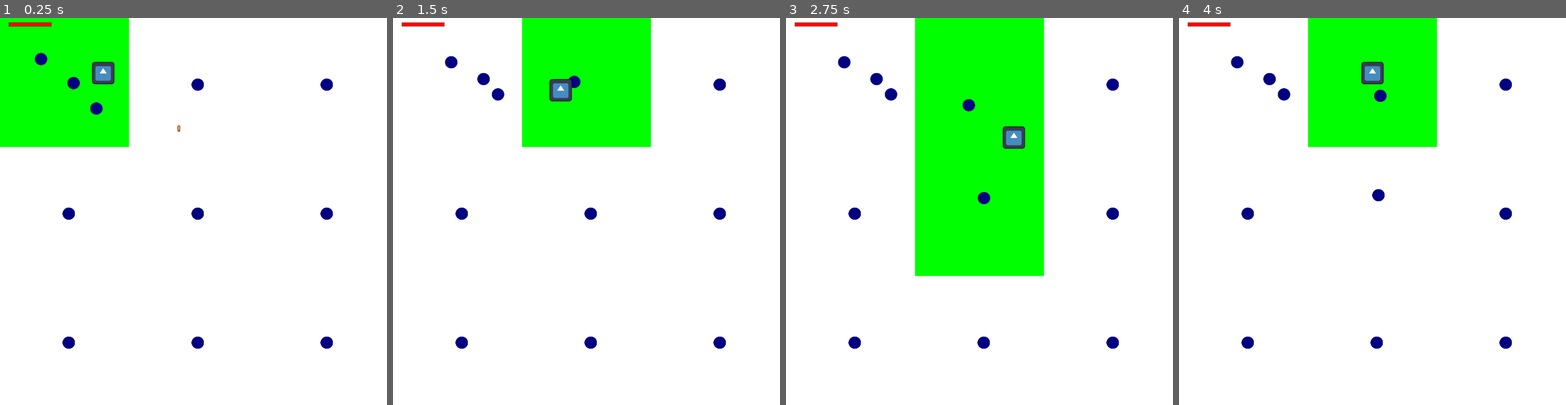
Above: before the commit, frames 1-4 (left to right).
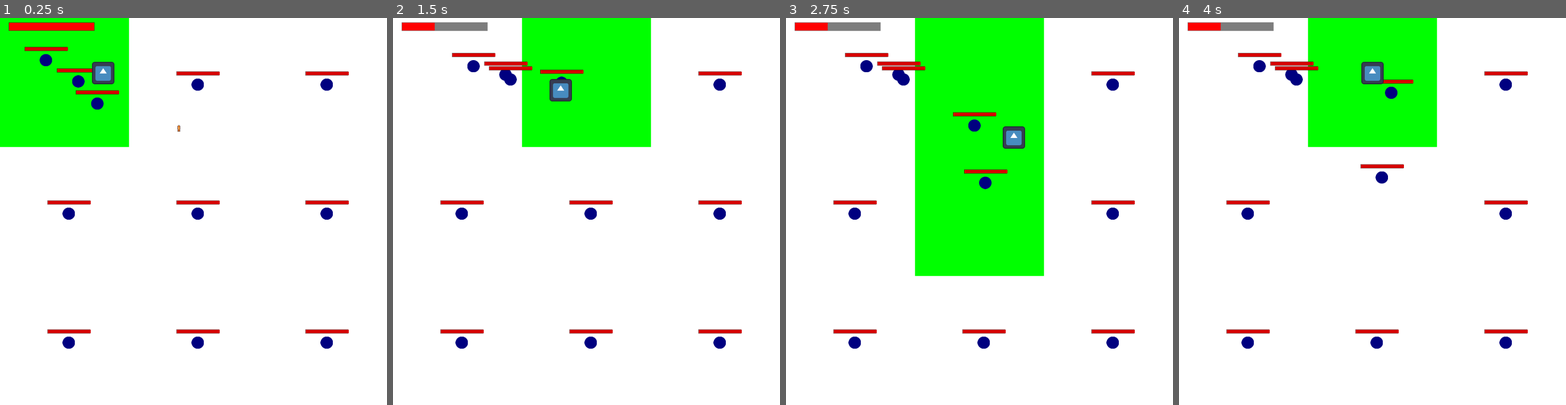
Above: after the commit, the same moments.

Repository: Jcalafange/IA_para_jogos
Game: Godot game, scene res://Cena1.tscn
Same seed, same stepped clock (60 frames per second), same inputs: the game is played once before the commit and once after it. The engine's default icon, where the game draws it, is replaced by a stand-in: a white triangle on a blue panel in a dark square.
Inputs (mouse positions are in pixels of both pictures, inside the frame that each line leads up to):
- Up to frame 1 (0.25 s): no input
- Up to frame 2 (1.5 s): move the mouse to (671, 192) at 0.52 s; hold D (move_right) 0.53-1.28 s; click (671, 192) at 0.67 s; move the mouse to (509, 230) at 1.27 s; hold S (move_down) from 1.28 s (still down)
- Up to frame 3 (2.75 s): move the mouse to (1018, 126) at 2.02 s; release S (move_down) at 2.03 s; hold D (move_right) from 2.03 s (still down)
- Up to frame 4 (4 s): move the mouse to (1353, 288) at 2.77 s; release D (move_right) at 2.78 s; hold W (move_up) 2.78-3.53 s; click (1353, 288) at 2.92 s; move the mouse to (1488, 269) at 3.52 s; hold A (move_left) from 3.53 s (still down)

The runs differ from the first frame. In frame 1, 2.1% of the frame differs, in the area x 2-91%, y 1-82%; in frame 2, 2.5%; in frame 3, 2.7%; in frame 4, 2.7%.

Commit message:
Passagem dos inimigos

Diff:
--- a/Cena1.tscn
+++ b/Cena1.tscn
@@ -81,15 +81,16 @@
 [node name="PlayerLife" type="ColorRect" parent="GameController/HUD"]
 offset_left = 20.0
 offset_top = 10.0
-offset_right = 120.0
-offset_bottom = 20.0
+offset_right = 220.0
+offset_bottom = 30.0
 color = Color(0, 0, 0, 0.509804)
 
 [node name="Bar" type="ColorRect" parent="GameController/HUD/PlayerLife"]
+layout_mode = 0
 offset_left = 1.0
 offset_top = 1.0
-offset_right = 99.0
-offset_bottom = 9.0
+offset_right = 199.0
+offset_bottom = 19.0
 color = Color(1, 0, 0, 1)
 
 [node name="player" type="CharacterBody2D" parent="." groups=["Player"]]
--- a/Scripts/GameController.gd
+++ b/Scripts/GameController.gd
@@ -45,7 +45,28 @@
 func connect_signals():
 	for ball in all_balls:
 		ball.connect("destruct_ball", Callable(self, "_on_ball_destructed"))
-
+		ball.connect("entered_zone", Callable(self, "_on_ball_entered_zone"))
+		ball.connect("exited_zone", Callable(self, "remove_ball_from_zone"))
 
 func _on_player_status_change(currentLife):
 	hpBar.size.x = (currentLife/100.0) * hpBar.size.x # Replace with function body.
+
+func add_ball_to_zone(zone: Area2D, ball: ballController) -> void:
+	# Adiciona a bola à lista de bolas da zona
+	if zone is ZonaController:
+		zone.balls_in_zone.append(ball)
+		print("Bola adicionada à zona: ", zone.name)
+
+# Função chamada quando uma bola entra em uma zona
+func _on_ball_entered_zone(zone: ZonaController, ball: ballController) -> void:
+	# Adiciona a bola à zona ativa
+	if zone not in active_zones:
+		#active_zones.append(zone)
+		zone.balls_in_zone.append(ball)  # Adiciona a bola à zona
+		print("Bola entrou na zona: ", zone.name)
+
+func remove_ball_from_zone(zone: Area2D, ball: ballController) -> void:
+	# Remove a bola da lista de bolas da zona
+	if zone is ZonaController:
+		zone.balls_in_zone.erase(ball)
+		print("Bola removida da zona: ", zone.name)
--- a/Scripts/ZoneController.gd
+++ b/Scripts/ZoneController.gd
@@ -1,4 +1,6 @@
 extends Area2D  # Agora herda de Area2D, e não mais de ColorRect
+
+class_name ZonaController
 
 var original_color: Color
 var target_color: Color = Color(0, 1, 0)  # Cor alvo (ex: vermelho)
@@ -27,6 +29,7 @@
 		GameController.toggle_zone(self)
 		#set_active(true)
 
+
 func _on_body_exited(body):
 	if body is CharacterBody2D:
 		print("O player saiu da zona: ", self.name)  # Se a bola (jogador) saiu da zona
@@ -47,9 +50,8 @@
 
 func move_balls(delta: float) -> void:
 	for ball in balls_in_zone:
-		if player:  # Verifica se o jogador foi atribuído corretamente
-			var direction = (player.position - ball.position).normalized()  # Calcula a direção para o jogador
-			ball.position += direction * ball.velocity * delta  # Move a bola em direção ao jogador
+		if ball and is_instance_valid(ball):
+			ball.move(delta)
 
 func _on_ball_destructed(ball: ballController) -> void:
 	balls_in_zone.erase(ball)
--- a/Scripts/ballController.gd
+++ b/Scripts/ballController.gd
@@ -5,14 +5,30 @@
 
 var velocity : float = 25.0
 var direction : int = 1
+var maxLife: float = 100.0
+var currentLife: float = 0.0
 signal destruct_ball
 var player : Node2D
 
+signal entered_zone(zone)  # Novo sinal para quando a bola entra em uma zona
+signal exited_zone(zone)   # Novo sinal para quando a bola sai de uma zona
+
+var hpBar : ColorRect
+var lifeBar : ColorRect
+
 func _ready():
 	connect("area_entered", Callable(self, "_on_bullet_body_entered"))
+	connect("area_entered", Callable(self, "_on_area_entered"))
+	connect("area_exited", Callable(self, "_on_area_exited"))
 	player = get_node("/root/Node2D/player")
+	currentLife = maxLife
 
-# Called every frame. 'delta' is the elapsed time since the previous frame.
+	hpBar = $Hp
+	lifeBar = hpBar.get_node("Bar")
+
+func _process(delta):
+	update_life_bar()
+
 func move(delta):
 	if player:  # Verifica se o jogador foi atribuído corretamente
 		move_towards_player(delta)
@@ -20,9 +36,27 @@
 func _on_bullet_body_entered(body):
 	if body.is_in_group("bullets"):
 		body.queue_free()
-		emit_signal("destruct_ball", self)
-		queue_free()
+		currentLife -= 10
+		if(currentLife <= 0):
+			emit_signal("destruct_ball", self)
+			queue_free()
+
+# Detecta quando a bola entra em uma zona
+func _on_area_entered(area: Area2D):
+	if area is ZonaController:  # Verifica se a área com a qual a bola colidiu é uma zona
+		emit_signal("entered_zone", area, self)  # Emite o sinal para o GameController
+
+# Detecta quando a bola sai de uma zona
+func _on_area_exited(area: Area2D):
+	if area is ZonaController:
+		emit_signal("exited_zone", area, self)
 
 func move_towards_player(delta):
 	var direction = (player.position - position).normalized()  # Calcula a direção para o jogador
 	position += direction * velocity * delta  # Move a bola na direção do jogador com base na velocidade
+
+func update_life_bar():
+	if lifeBar:
+		var life_percentage = currentLife / maxLife
+
+		lifeBar.size.x = hpBar.size.x * life_percentage
--- a/scenes/ball/ball.tscn
+++ b/scenes/ball/ball.tscn
@@ -15,3 +15,18 @@
 
 [node name="CollisionShape2D" type="CollisionShape2D" parent="."]
 shape = SubResource("CircleShape2D_jflof")
+
+[node name="Hp" type="ColorRect" parent="."]
+offset_left = -50.0
+offset_top = -31.0
+offset_right = 50.0
+offset_bottom = -21.0
+color = Color(0, 0, 0, 0.509804)
+
+[node name="Bar" type="ColorRect" parent="Hp"]
+layout_mode = 0
+offset_left = 1.0
+offset_top = 1.0
+offset_right = 99.0
+offset_bottom = 9.0
+color = Color(0.843137, 0, 0, 1)
